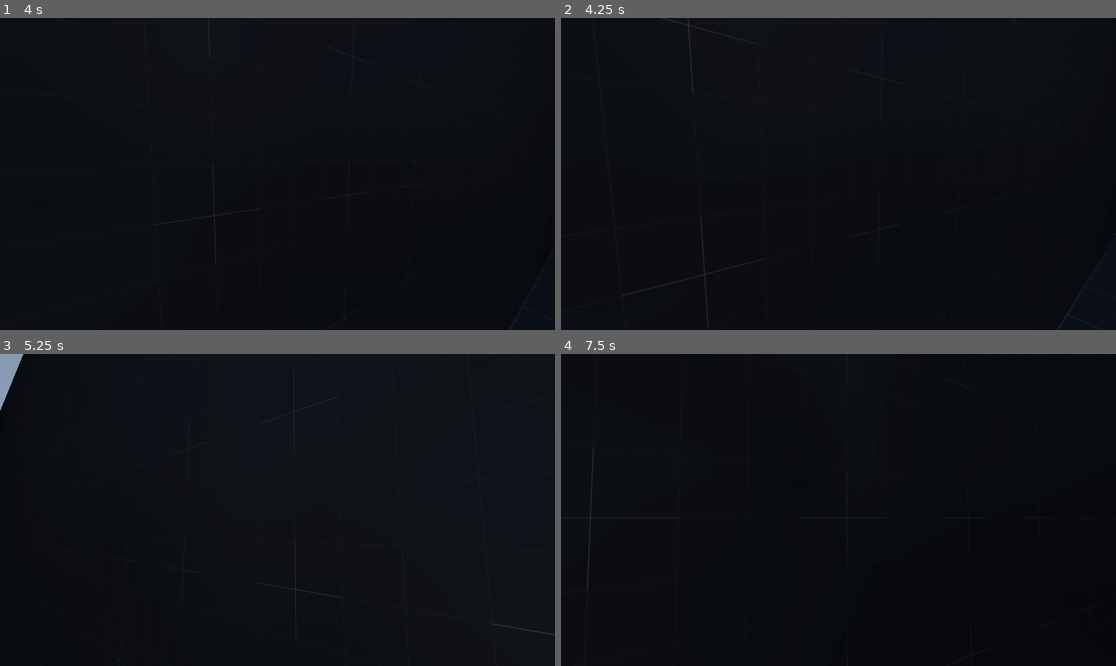
Above: before the commit, frames 1-4 (two rows, left to right).
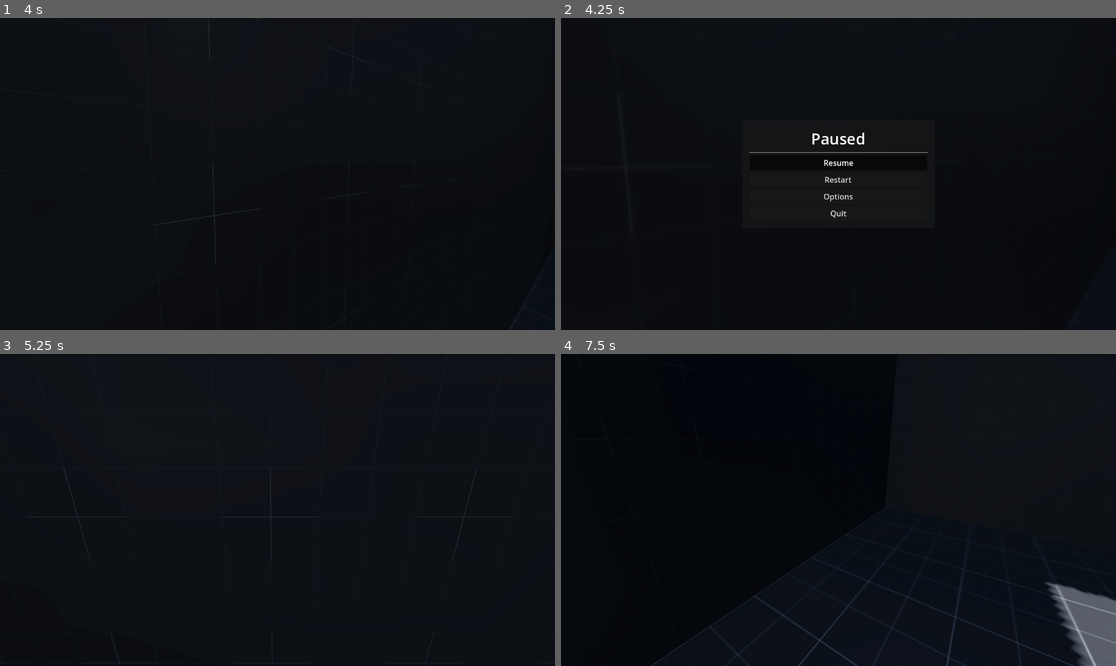
Above: after the commit, the same moments.

Repository: kadirgovdeli/SlashNShoot
Game: Godot game, scene res://scenes/game.tscn
Two runs of this game, one before a commit and one after it. Both use one fixed random seed, a clock stepped at 60 frames per second and the inputs below.
Inputs (mouse positions are in pixels of both pictures, inside the frame that each line leads up to):
- Up to frame 1 (4 s): tap Enter (ui_accept) at 0.5, 0.77, 1.52, 3.02, 3.77 s; move the mouse to (305, 174) at 0.52 s; hold W (move_forward) from 0.53 s (still down); move the mouse to (249, 174) at 1.27 s; move the mouse to (288, 167) at 2.02 s; move the mouse to (271, 180) at 2.77 s; move the mouse to (316, 177) at 3.52 s
- Up to frame 2 (4.25 s): keep holding W (move_forward); tap Escape (pause_game, bound only after the commit) at 4.15 s
- Up to frame 3 (5.25 s): release W (move_forward) at 4.25 s; click (277, 497) at 4.25 s, where only the run after the commit has a clickable "Resume"; tap Enter (ui_accept) at 5 s; move the mouse to (233, 506) at 5.02 s; hold W (move_forward) from 5.03 s (still down)
- Up to frame 4 (7.5 s): tap Enter (ui_accept) at 5.27, 6.77 s; move the mouse to (844, 510) at 5.77 s; move the mouse to (816, 503) at 6.52 s; release W (move_forward) at 6.53 s; hold D (move_right) 6.53-7.28 s; move the mouse to (866, 510) at 7.27 s; hold W (move_forward) from 7.28 s (still down)

Frame 1 is identical in both runs. In frame 2, 0.6% of the frame differs, in the area x 11-100%, y 0-100%; in frame 3, 0.5%; in frame 4, 3.2%, in the area x 0-100%, y 0-100%.

Commit message:
Added Pause Menu with a custom shader making Blur Effect.

Diff:
--- /dev/null
+++ b/materials/pause_menu/blurr_effect.gdshader
@@ -0,0 +1,9 @@
+shader_type canvas_item;
+
+uniform sampler2D screen_texture:hint_screen_texture, filter_linear_mipmap;
+uniform float blur = 0.0;
+uniform float brightness = 1.0;
+void fragment() {
+	COLOR = textureLod(screen_texture, SCREEN_UV, blur);
+	COLOR *= brightness;
+}
--- /dev/null
+++ b/materials/pause_menu/blurr_effect.tres
@@ -0,0 +1,8 @@
+[gd_resource type="ShaderMaterial" load_steps=2 format=3 uid="uid://dm0rtchoouyyq"]
+
+[ext_resource type="Shader" path="res://materials/pause_menu/blurr_effect.gdshader" id="1_j7kya"]
+
+[resource]
+shader = ExtResource("1_j7kya")
+shader_parameter/blur = 0.0
+shader_parameter/brightness = 1.0
--- a/project.godot
+++ b/project.godot
@@ -57,6 +57,11 @@
 "events": [Object(InputEventMouseButton,"resource_local_to_scene":false,"resource_name":"","device":-1,"window_id":0,"a …(258 unchanged characters)…
 ]
 }
+pause_game={
+"deadzone": 0.5,
+"events": [Object(InputEventKey,"resource_local_to_scene":false,"resource_name":"","device":-1,"window_id":0,"alt_pressed":false,"shift_pressed":false,"ctrl_pressed":false,"meta_pressed":false,"pressed":false,"keycode":0,"physical_keycode":4194305,"key_label":0,"unicode":0,"echo":false,"script":null)
+]
+}
 
 [rendering]
 
--- a/scenes/game.gd
+++ b/scenes/game.gd
@@ -1,12 +1,18 @@
 extends Node
 
 @export var capture_mouse_on_begin:bool = false
+
+@export var pause_menu = preload("res://scenes/ui/pause_menu/pause_menu.tscn")
 # Called when the node enters the scene tree for the first time.
 func _ready():
 	if capture_mouse_on_begin and Input.mouse_mode != Input.MOUSE_MODE_CAPTURED:
 		Input.mouse_mode = Input.MOUSE_MODE_CAPTURED
 
-
+func _input(event):
+	if(event.is_action_pressed("pause_game")):
+		pause_game()
 # Called every frame. 'delta' is the elapsed time since the previous frame.
-func _process(delta):
-	pass
+func pause_game() -> void:
+	var menu = pause_menu.instantiate()
+	add_child(menu)
+	get_tree().paused = true
--- /dev/null
+++ b/scenes/ui/pause_menu/pause_menu.gd
@@ -0,0 +1,47 @@
+extends CanvasLayer
+
+signal game_unpaused()
+
+@onready var resume_button = %ResumeButton
+@onready var quit_button = %QuitButton
+@onready var color_rect = $ColorRect
+var can_change:bool = true
+@export_range(0.0,2.0) var max_blur:float = 2.0
+@export_range(0.0,1.0) var min_brightness:float = 0.9
+@export_range(0.0,1.0) var tween_speed:float = 0.1
+
+# Called when the node enters the scene tree for the first time.
+func _ready():
+	if(Input.mouse_mode != Input.MOUSE_MODE_VISIBLE):
+		Input.mouse_mode = Input.MOUSE_MODE_VISIBLE
+
+	resume_button.pressed.connect(disable_pause_menu)
+	quit_button.pressed.connect(get_tree().quit)
+	color_rect.material.set_shader_parameter("blur", 0.0)
+	color_rect.material.set_shader_parameter("brightness", 1.0)
+	enable_pause_menu()
+
+
+func enable_pause_menu() -> void:
+	if(can_change):
+		can_change = false
+		var begin_tween = create_tween()
+		begin_tween.set_parallel(true)
+		begin_tween.tween_property(color_rect.material,"shader_parameter/blur", max_blur, tween_speed).set_ease(Tween.EASE_OUT)
+		begin_tween.tween_property(color_rect.material,"shader_parameter/brightness", min_brightness, tween_speed).set_ease(Tween.EASE_OUT)
+		begin_tween.finished.connect(func(): can_change = true)
+
+func disable_pause_menu() -> void:
+	if(can_change):
+		can_change = false
+		var end_tween = create_tween()
+		end_tween.set_parallel(true)
+		end_tween.tween_property(color_rect.material,"shader_parameter/blur", 0.0, tween_speed).set_ease(Tween.EASE_OUT)
+		end_tween.tween_property(color_rect.material,"shader_parameter/brightness", 1.0, tween_speed).set_ease(Tween.EASE_OUT)
+		end_tween.finished.connect(unpause)
+
+func unpause() -> void:
+	get_tree().paused = false
+	emit_signal("game_unpaused")
+	Input.mouse_mode = Input.MOUSE_MODE_CAPTURED
+	queue_free()
--- /dev/null
+++ b/scenes/ui/pause_menu/pause_menu.tscn
@@ -0,0 +1,81 @@
+[gd_scene load_steps=6 format=3 uid="uid://dro0u8fvhuiuj"]
+
+[ext_resource type="Script" path="res://scenes/ui/pause_menu/pause_menu.gd" id="1_ep14m"]
+[ext_resource type="Material" uid="uid://dm0rtchoouyyq" path="res://materials/pause_menu/blurr_effect.tres" id="2_8kljj"]
+
+[sub_resource type="LabelSettings" id="LabelSettings_8br1q"]
+font_size = 32
+outline_size = 2
+outline_color = Color(0, 0, 0, 1)
+
+[sub_resource type="InputEventAction" id="InputEventAction_3y4ka"]
+action = &"pause_game"
+
+[sub_resource type="Shortcut" id="Shortcut_gs03t"]
+events = [SubResource("InputEventAction_3y4ka")]
+
+[node name="PauseMenu" type="CanvasLayer"]
+process_mode = 3
+script = ExtResource("1_ep14m")
+
+[node name="ColorRect" type="ColorRect" parent="."]
+material = ExtResource("2_8kljj")
+anchors_preset = 15
+anchor_right = 1.0
+anchor_bottom = 1.0
+grow_horizontal = 2
+grow_vertical = 2
+metadata/_edit_use_anchors_ = true
+
+[node name="PanelContainer" type="PanelContainer" parent="ColorRect"]
+custom_minimum_size = Vector2(400, 200)
+layout_mode = 1
+anchors_preset = 8
+anchor_left = 0.5
+anchor_top = 0.5
+anchor_right = 0.5
+anchor_bottom = 0.5
+offset_left = -72.5
+offset_top = -112.5
+offset_right = 72.5
+offset_bottom = 112.5
+grow_horizontal = 2
+grow_vertical = 2
+
+[node name="MarginContainer" type="MarginContainer" parent="ColorRect/PanelContainer"]
+layout_mode = 2
+theme_override_constants/margin_left = 16
+theme_override_constants/margin_top = 16
+theme_override_constants/margin_right = 16
+theme_override_constants/margin_bottom = 16
+
+[node name="VBoxContainer" type="VBoxContainer" parent="ColorRect/PanelContainer/MarginContainer"]
+layout_mode = 2
+
+[node name="Label" type="Label" parent="ColorRect/PanelContainer/MarginContainer/VBoxContainer"]
+layout_mode = 2
+text = "Paused"
+label_settings = SubResource("LabelSettings_8br1q")
+horizontal_alignment = 1
+
+[node name="HSeparator" type="HSeparator" parent="ColorRect/PanelContainer/MarginContainer/VBoxContainer"]
+layout_mode = 2
+
+[node name="ResumeButton" type="Button" parent="ColorRect/PanelContainer/MarginContainer/VBoxContainer"]
+unique_name_in_owner = true
+layout_mode = 2
+shortcut = SubResource("Shortcut_gs03t")
+text = "Resume"
+
+[node name="RestartButton" type="Button" parent="ColorRect/PanelContainer/MarginContainer/VBoxContainer"]
+layout_mode = 2
+text = "Restart"
+
+[node name="OptionsButton" type="Button" parent="ColorRect/PanelContainer/MarginContainer/VBoxContainer"]
+layout_mode = 2
+text = "Options"
+
+[node name="QuitButton" type="Button" parent="ColorRect/PanelContainer/MarginContainer/VBoxContainer"]
+unique_name_in_owner = true
+layout_mode = 2
+text = "Quit"
